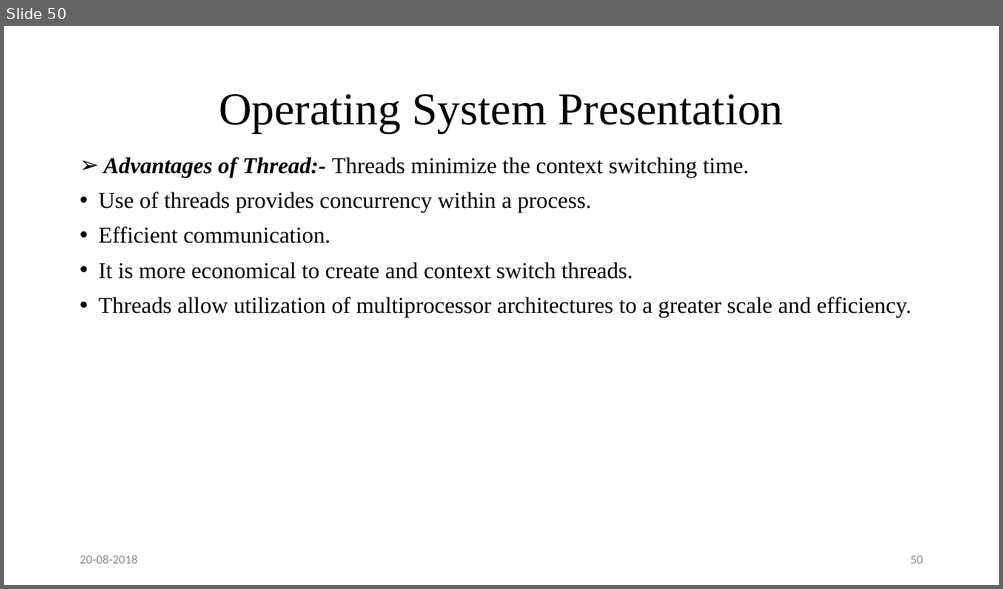
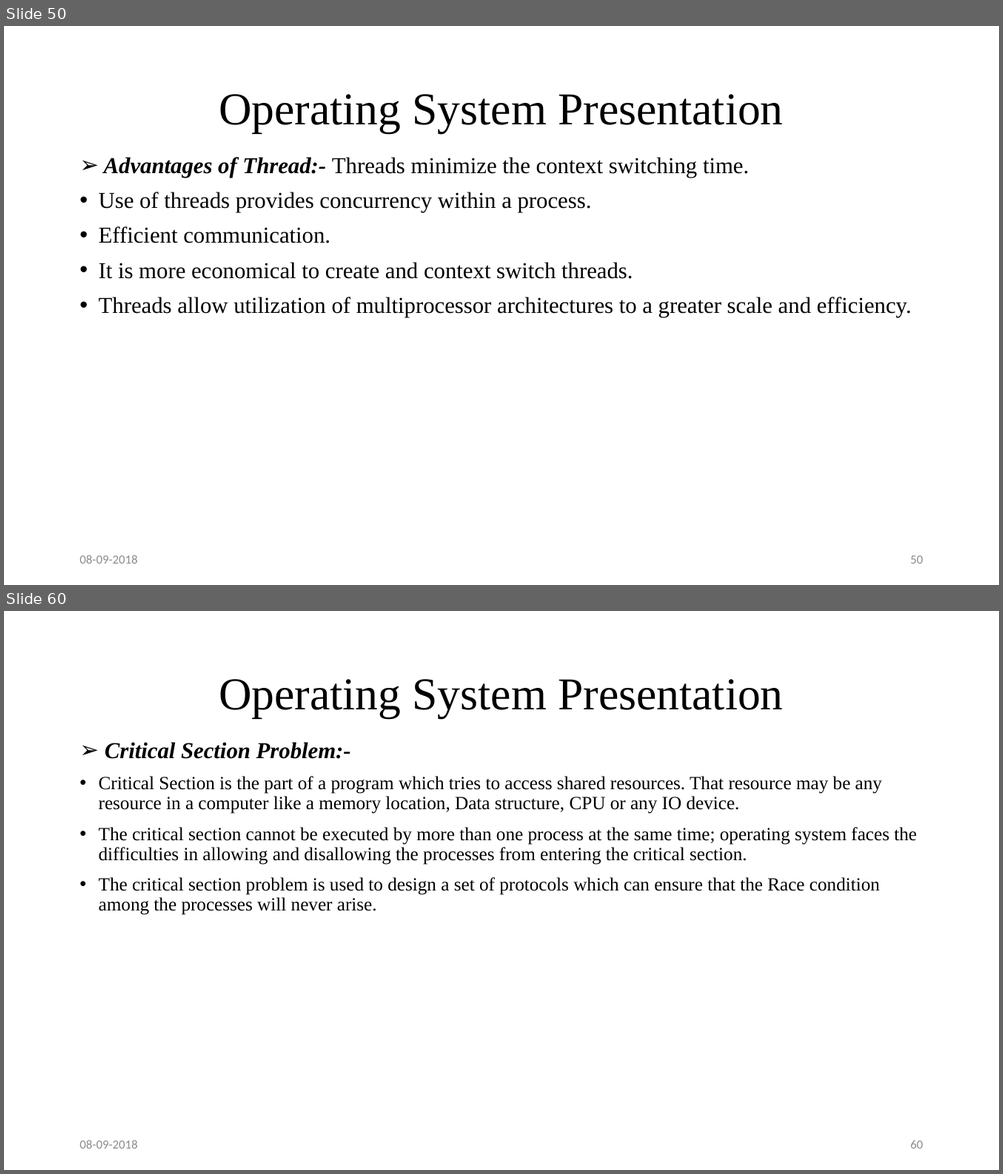
Before and after one commit to sumonkarmakar/Presentation, a slide deck: Operating System Presentation.pptx. Shown one above the other, each under a label of ours: slide 50 before the commit, slides 50 and 60 after it; the slides between them are not shown. The pictures are 1003x589 and 1003x1174 pixels, drawn with LibreOffice and Linux fonts; fonts in the diff are those of the drawing. Boxes give left, top, right and bottom in pixels: in the first picture for what was removed or moved away, otherwise in the second. Text is boxed around its words. In the diff, an @@ line names an element or a change of style, - is before the commit and + after.

```diff
--- a/Operating System Presentation.pptx
+++ b/Operating System Presentation.pptx
@@ slide 60 added at [4,611,999,1170], background #FFFFFF @@
@@ title added at [219,679,782,718], 44 pt, text #000000 @@
+Operating System Presentation
@@ text added at [99,742,916,915], 18 pt, text #000000 @@
+➢ Critical Section Problem:-
+• Critical Section is the part of a program which tries to access shared resources. That resource may be any resource in a computer like a memory location, Data structure, CPU or any IO device.
+• The critical section cannot be executed by more than one process at the same time; operating system faces the difficulties in allowing and disallowing the processes from entering the critical section.
+• The critical section problem is used to design a set of protocols which can ensure that the Race condition among the processes will never arise.
@@ text added at [79,1140,137,1149], 12 pt, text #8C8C8C @@
+08-09-2018
@@ page number added at [910,1141,922,1149], 12 pt, text #8C8C8C @@
+60
@@ slide 50 changed as well @@
@@ text at [79,555,137,564]: text changed @@
-20-08-2018
+08-09-2018
```
Also in this commit, not shown: 50 other slides changed, 85 other slides added.
